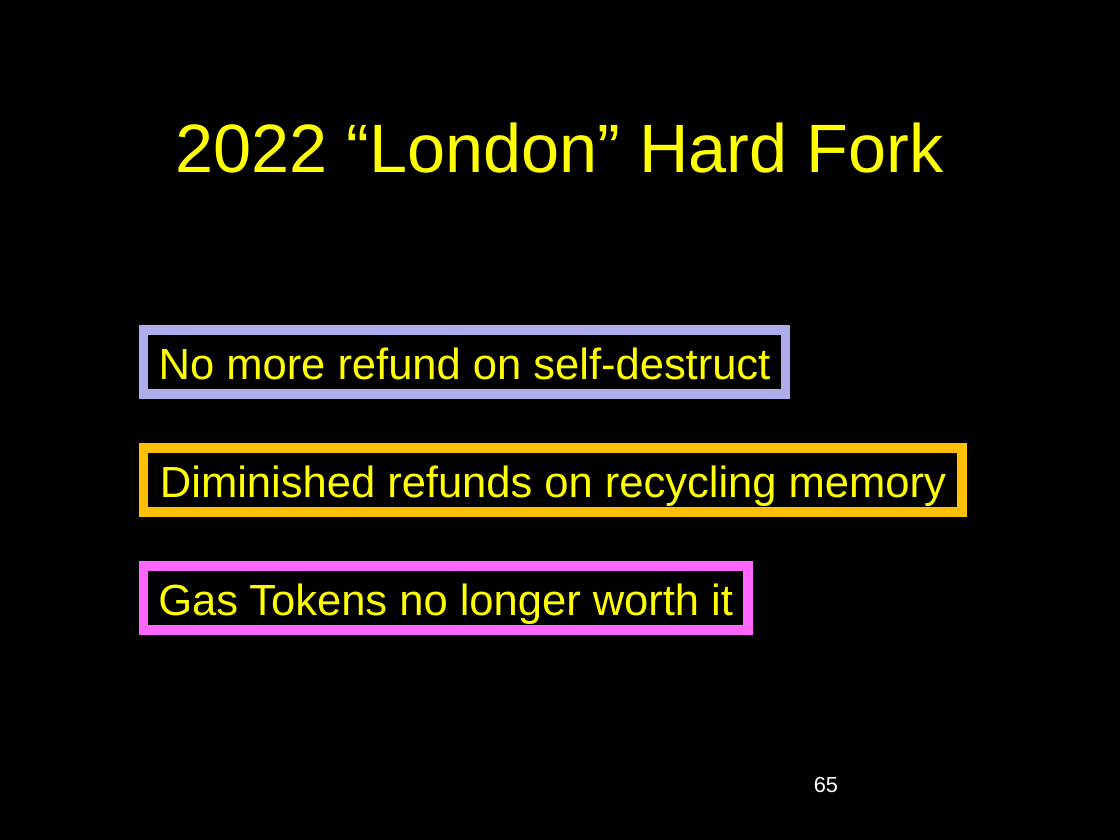
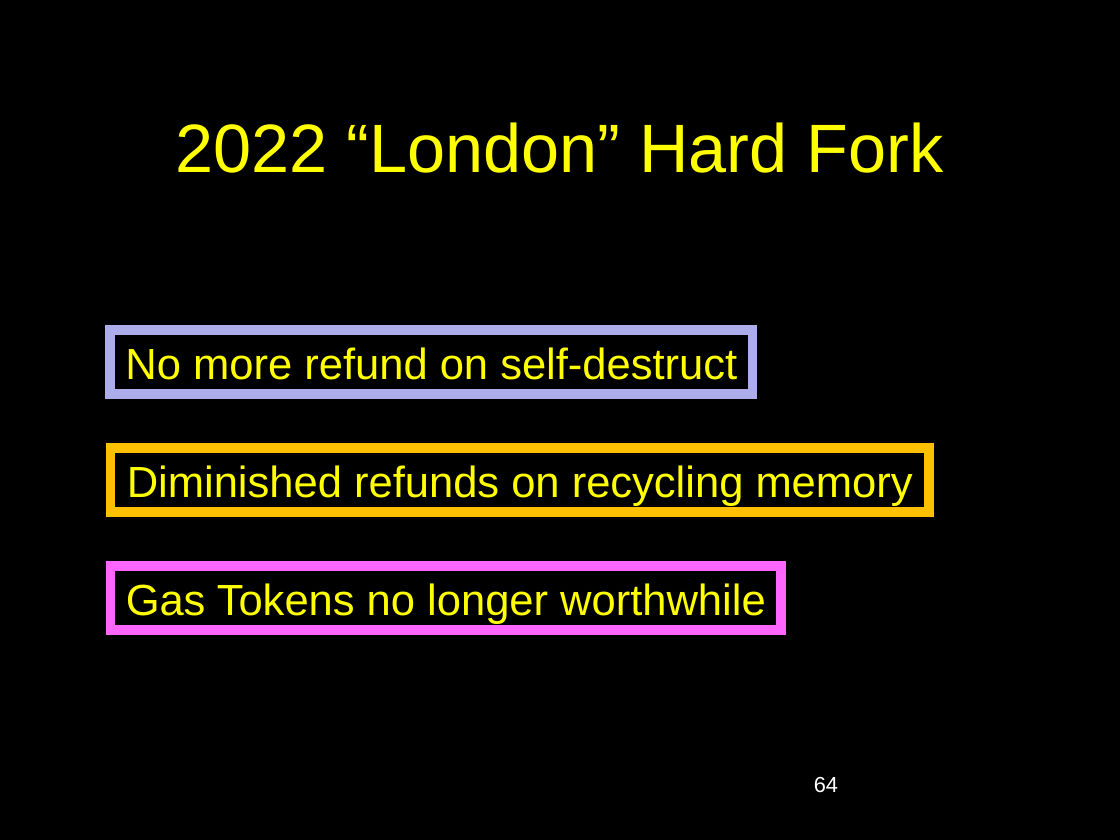
Before and after one commit to jadsmaeil/csci1951l, a slide deck: slide 64 of public/lecture-5-evm.pptx (slide 65 before the commit). Drawn at 1120x840 pixels with LibreOffice and Linux fonts; fonts in the diff are those of the drawing. Boxes give left, top, right and bottom in pixels: in the first picture for what was removed or moved away, otherwise in the second. Text is boxed around its words. In the diff, an @@ line names an element or a change of style, - is before the commit and + after.

```diff
--- a/public/lecture-5-evm.pptx
+++ b/public/lecture-5-evm.pptx
@@ rectangle "No more refund on self-destruct" moved from (x1=143, y1=330, x2=785, y2=394) to (x1=110, y1=330, x2=752, y2=394) @@
@@ rectangle "Diminished refunds on recycling memory" moved from (x1=143, y1=448, x2=962, y2=512) to (x1=110, y1=448, x2=928, y2=512) @@
@@ rectangle "Gas Tokens no longer worthwhile" resized from (x1=143, y1=566, x2=748, y2=629) to (x1=110, y1=566, x2=781, y2=629) @@
@@ text in rectangle at (x1=126, y1=583, x2=766, y2=624): text changed @@
-Gas Tokens no longer worth it
+Gas Tokens no longer worthwhile
@@ page number at (x1=814, y1=776, x2=838, y2=793): text changed @@
-65
+64
```
Also in this commit, not shown: 15 other slides changed, 1 slide added, 3 slides removed, 1 other file.
